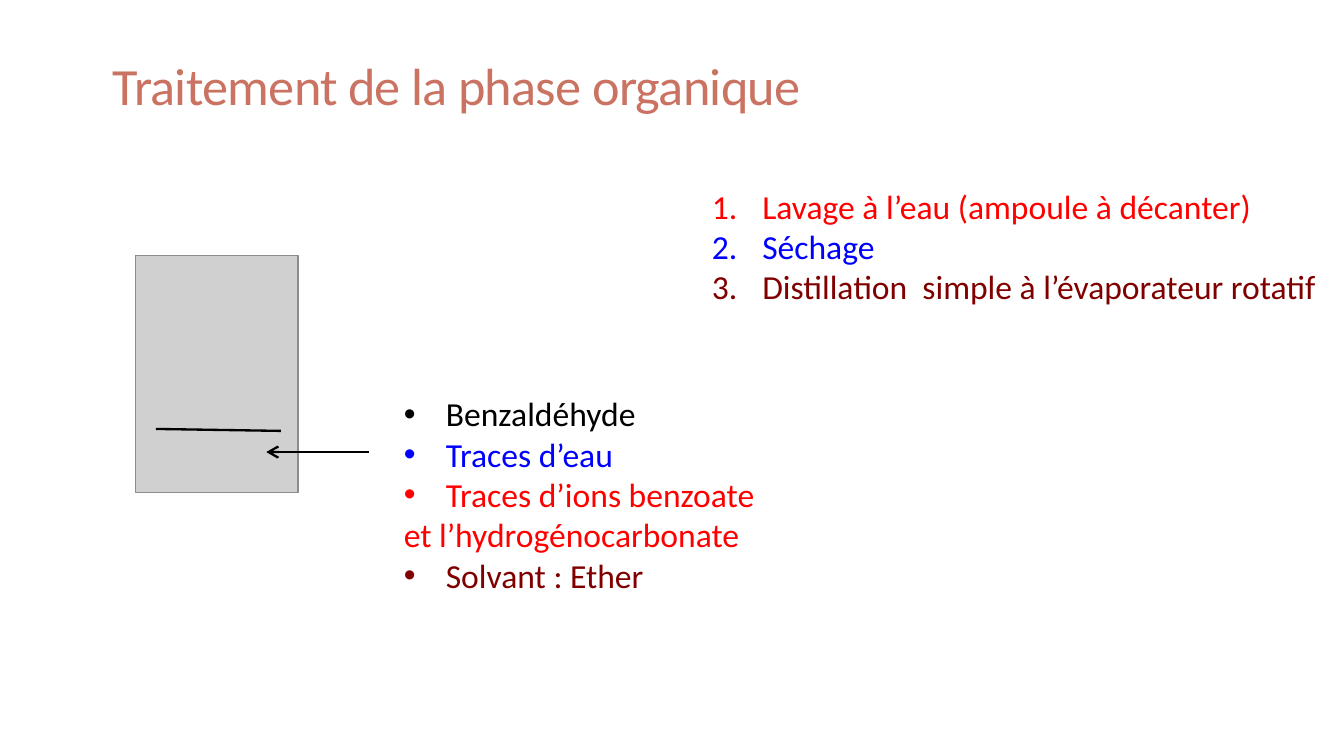
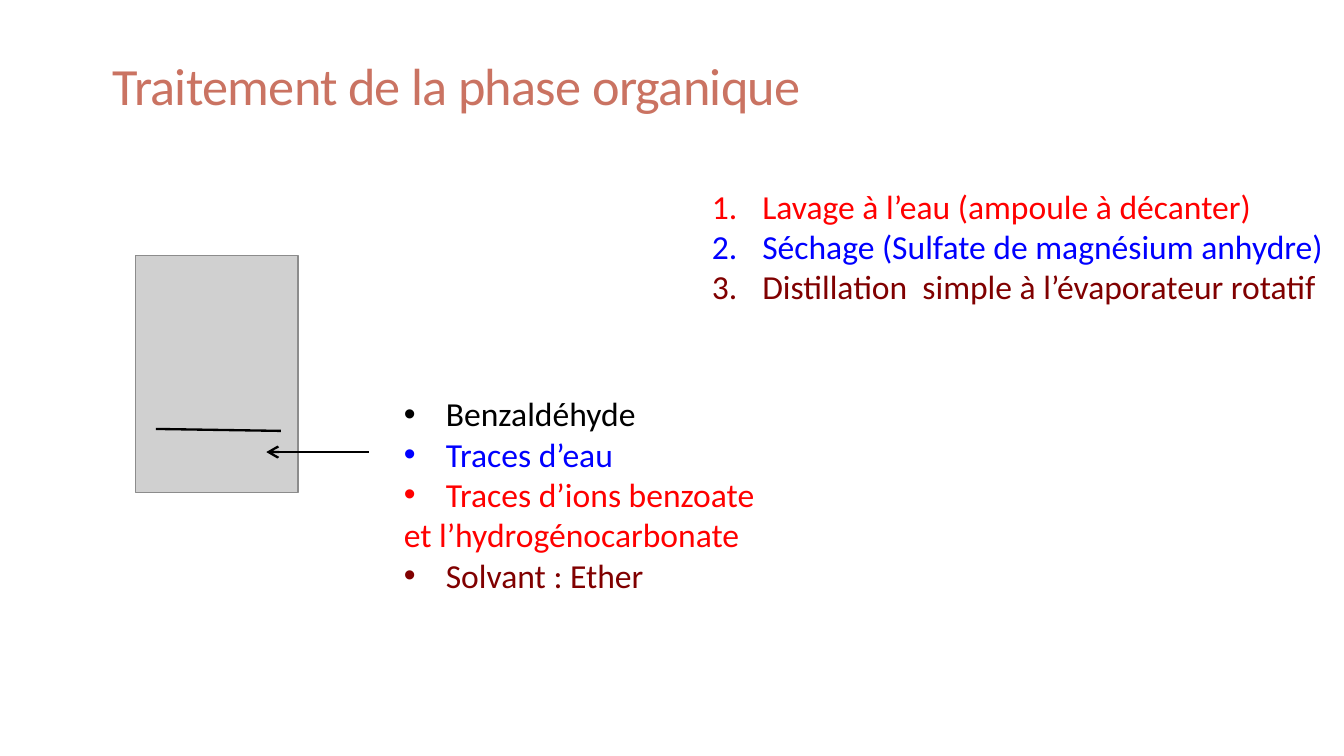
Before and after one commit to ChaponPhys/Agregation, a slide deck: slide 6 of Leçon chimie/LC 1/LC1-Pres-Séparation, purification contrpole de pureté.pptx (slide 5 before the commit). Drawn at 1344x756 pixels with LibreOffice and Linux fonts; fonts in the diff are those of the drawing; grey boxes stand for pictures. Boxes give left, top, right and bottom in pixels: in the first picture for what was removed or moved away, otherwise in the second. Text is boxed around its words. In the diff, an @@ line names an element or a change of style, - is before the commit and + after.

```diff
--- a/Leçon chimie/LC 1/LC1-Pres-Séparation, purification contrpole de pureté.pptx
+++ b/Leçon chimie/LC 1/LC1-Pres-Séparation, purification contrpole de pureté.pptx
@@ text at (762, 234, 1322, 265): text changed @@
-2. Séchage
+2. Séchage (Sulfate de magnésium anhydre)
```
Also in this commit, not shown: 4 other slides changed, 4 slides added, 39 other files.
